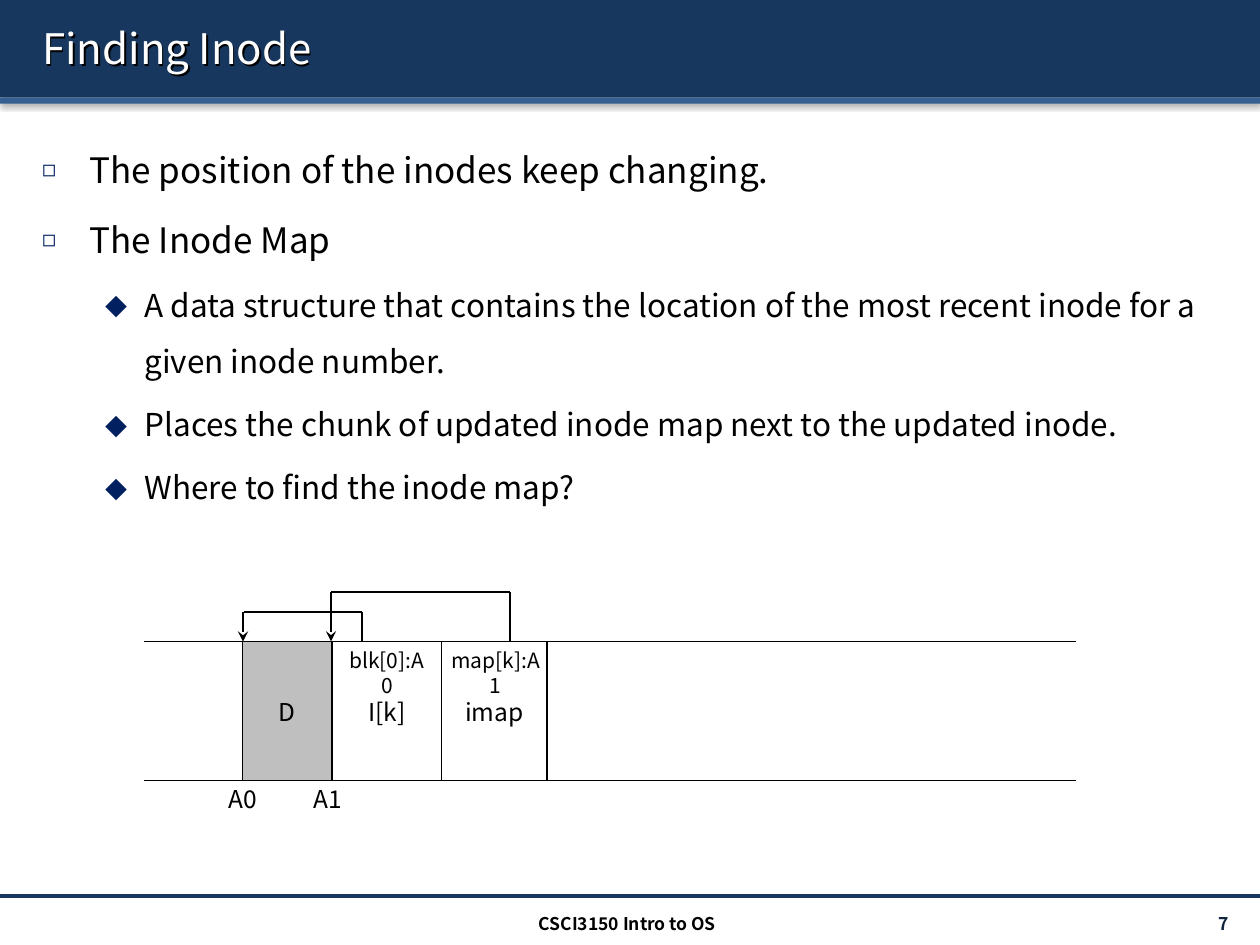
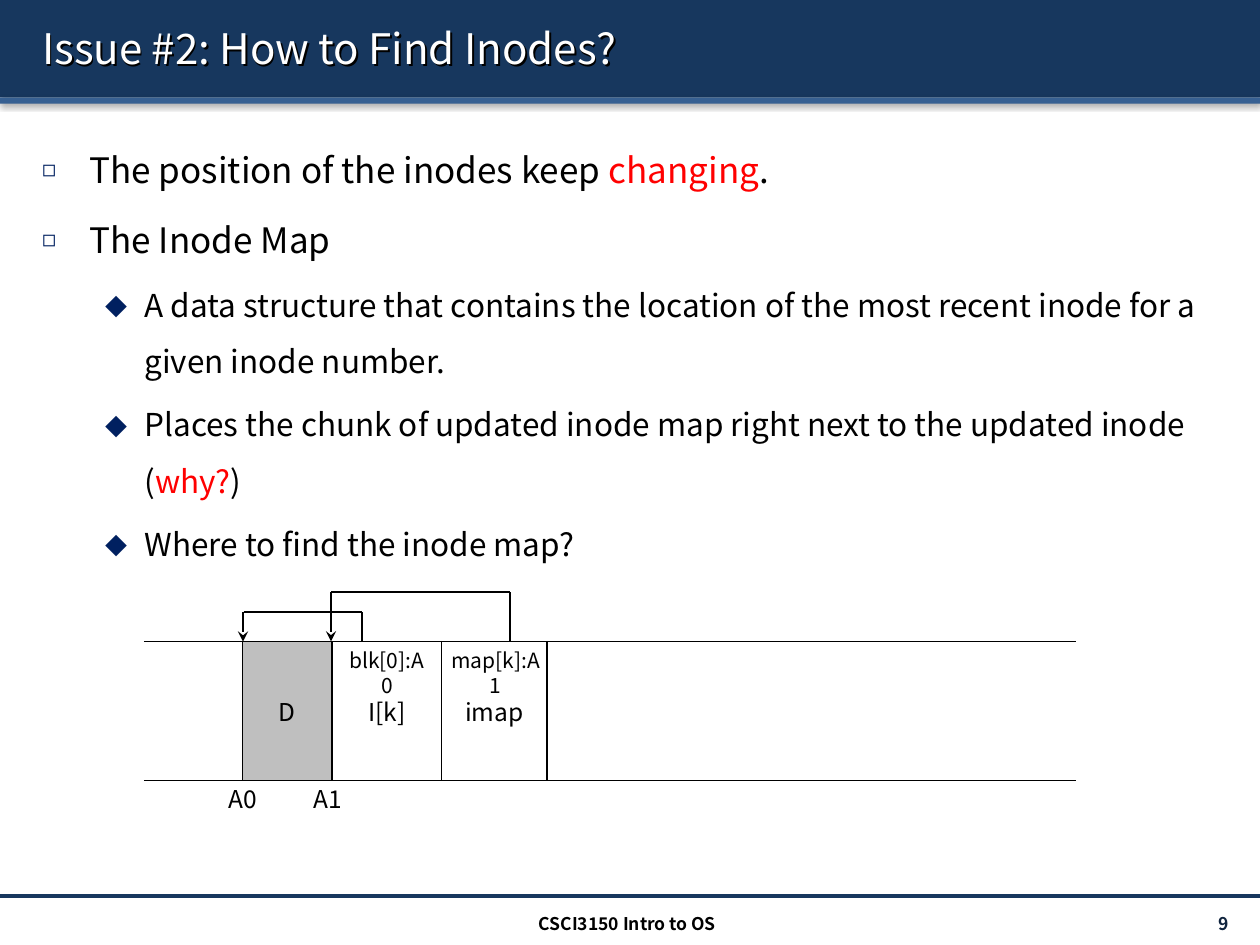
Before and after one commit to henryhxu/CSCI3150, a slide deck: slide 9 of lecture/lec15_lfs.pptx (slide 7 before the commit). Drawn at 1260x945 pixels with LibreOffice and Linux fonts; fonts in the diff are those of the drawing. Boxes give left, top, right and bottom in pixels: in the first picture for what was removed or moved away, otherwise in the second. Text is boxed around its words. In the diff, an @@ line names an element or a change of style, - is before the commit and + after.

```diff
--- a/lecture/lec15_lfs.pptx
+++ b/lecture/lec15_lfs.pptx
@@ title at [42,30,616,67]: text changed @@
-Finding Inode
+Issue #2: How to Find Inodes?
@@ text at [89,154,770,192]: text colour #000000 to #FF0000 in "changing." @@
@@ text at [145,410,1185,501]: text changed @@
-  ⬥ Places the chunk of updated inode map next to the updated inode.
+  ⬥ Places the chunk of updated inode map right next to the updated inode (why?)
@@ page number at [1218,917,1228,931]: text changed @@
-7
+9
```
Also in this commit, not shown: 13 other slides changed, 6 slides added.
